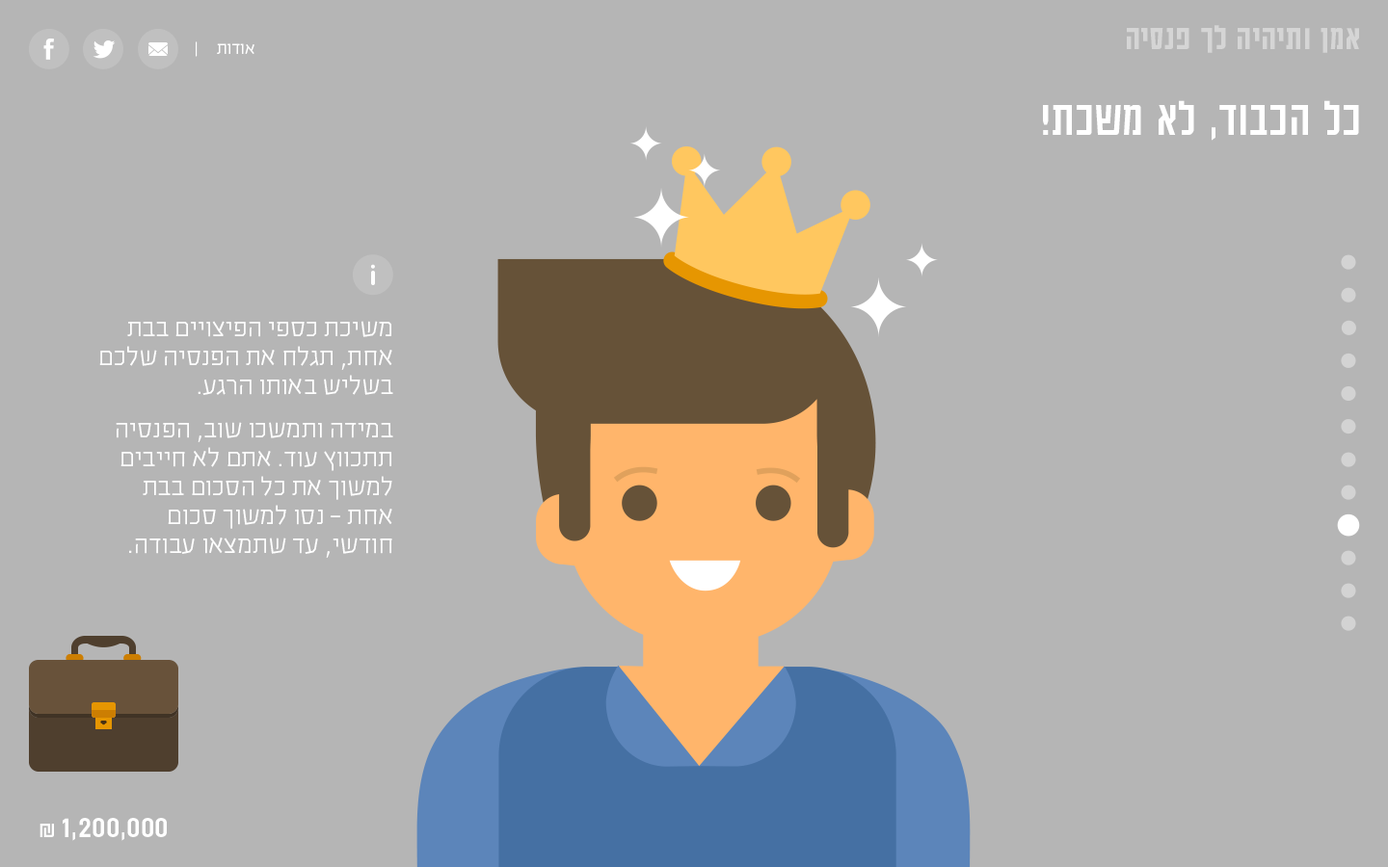
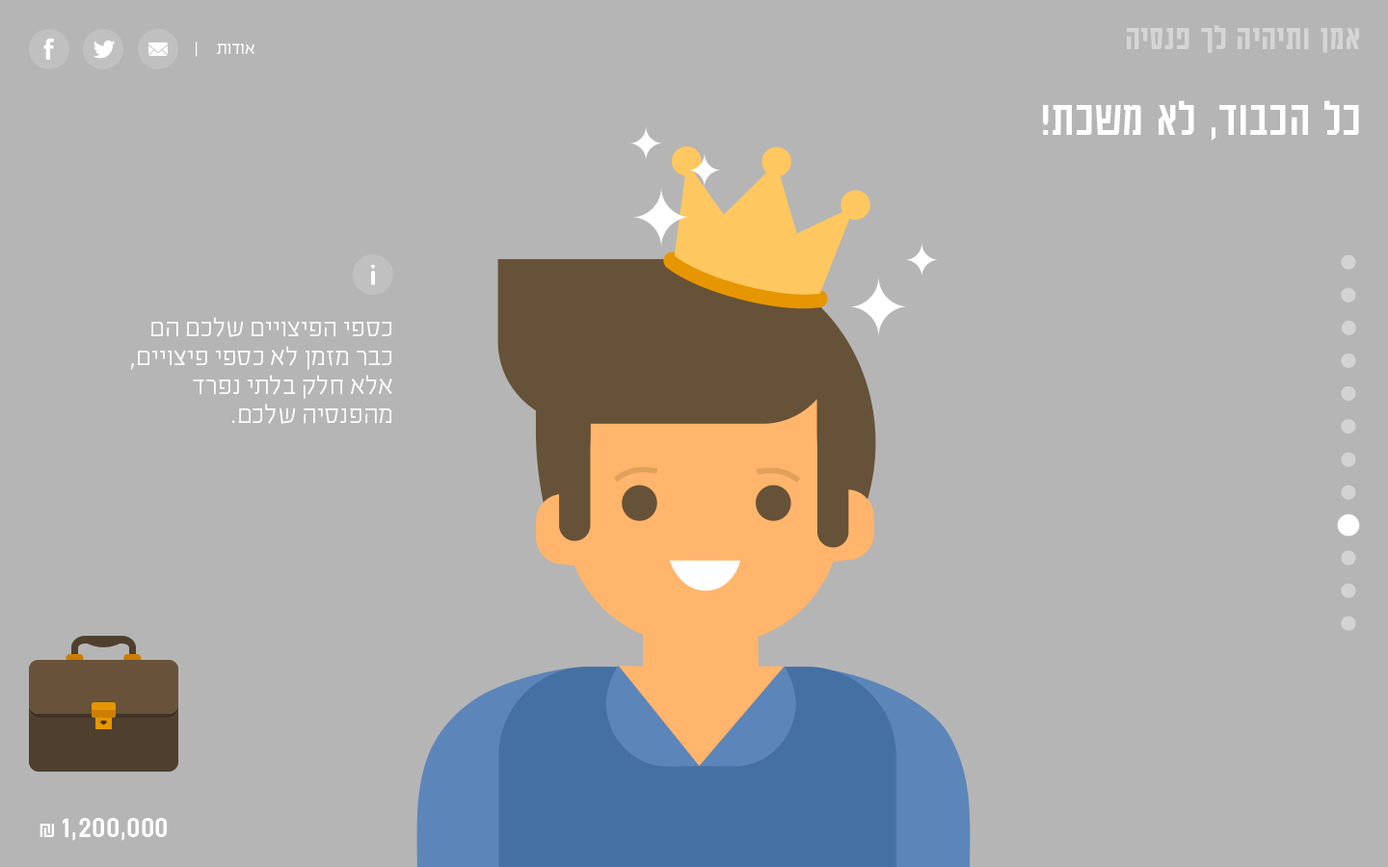
Revision of a layered 1388x867 image; what changed, layer by layer:
renamed "????? ???? ???????? ??? ???, ???? ?? ?????? ???? ????? ????? ????. ????? ??????…" to ", .", painted on it over (x1=99, y1=317, x2=394, y2=558)
renamed "??? ?????? ?? ?????" to (unnamed layer), painted on it over (x1=1303, y1=27, x2=1310, y2=50)
